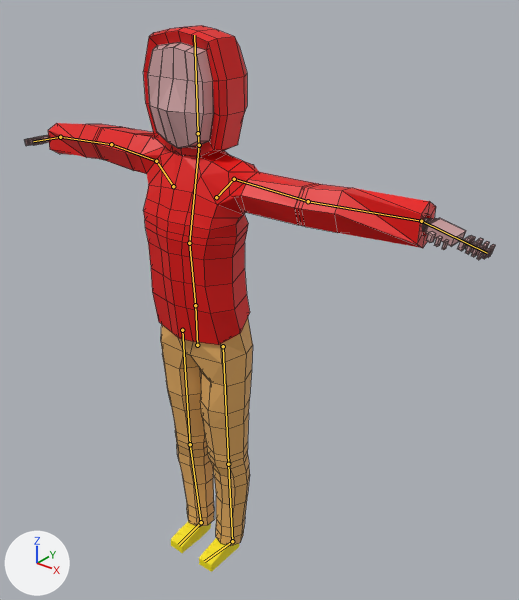
Renders of the Blender file Blender/done for unity/character/character 3 idle posta.blend from each side of a commit.
Camera for both pictures: a camera (50 mm lens) standing at (1.55, -1.63, 2.51) and looking at (0.19, 0.08, 1.45). The axes (+X, +Y, +Z) are drawn at lower left. The lights are the same throughout. The bones that bend it are drawn over the model as lines. Mesh edges are drawn as thin lines on the coarser meshes.

Objects in the first picture: 'Cube', 'cloths', 'pants', 'shoes'.
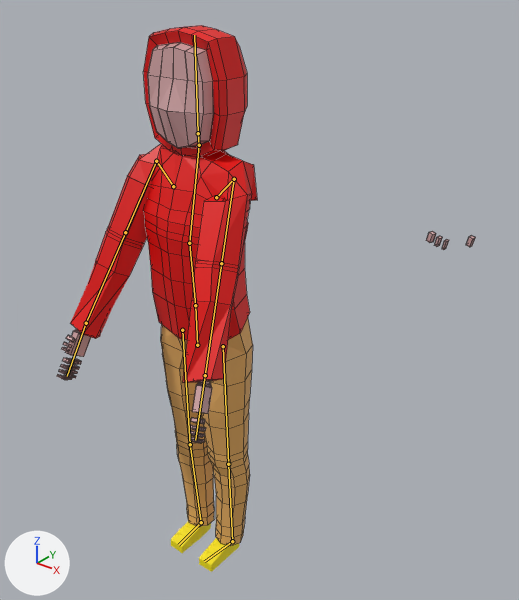
The newer file adds an action. The first version stands in its rest pose; the second is drawn at frame 6 of the action 'ArmatureAction.002'.

Location of each change, (x1, y1, x2, y2) in pixels of the pictures (519 x 600 px):
'cloths', posed (52% narrower, 12% taller): before (48, 25, 436, 345); after (71, 25, 257, 383)
'Cube', posed (11% narrower): before (24, 42, 495, 527); after (57, 42, 476, 527)

The change, as a diff of the scene's bpy script:
```diff
--- a/Blender/done for unity/character/character 3 idle posta.blend.py
+++ b/Blender/done for unity/character/character 3 idle posta.blend.py
@@ bone_elbowppoint_l @@
 bone_elbowppoint_l = bpy.data.objects['Armature'].pose.bones['ElbowpPoint.L']  # child of 'armpit.L'
-bone_elbowppoint_l.location = (0.0, 0.0, 0.0)
+bone_elbowppoint_l.location = (2.16, 0.0, 0.0)
@@ bone_hand_control_r @@
 bone_hand_control_r = bpy.data.objects['Armature'].pose.bones['Hand.Control.R']  # child of 'Bone.001'
-bone_hand_control_r.location = (0.0, 0.0, 0.0)
-bone_hand_control_r.rotation_quaternion = (1.0, 0.0, 0.0, 0.0)  # degrees (0, 0, 0)
+bone_hand_control_r.location = (6.67, -1.1, 3.83)
+bone_hand_control_r.rotation_quaternion = (0.787, 0.129, -0.291, -0.528)  # degrees (33, -19, -73)
@@ bone_hand_control_l @@
 bone_hand_control_l = bpy.data.objects['Armature'].pose.bones['Hand.Control.L']  # child of 'Bone.001'
-bone_hand_control_l.location = (0.0, 0.0, 0.0)
-bone_hand_control_l.rotation_quaternion = (1.0, 0.0, 0.0, 0.0)  # degrees (0, 0, 0)
+bone_hand_control_l.location = (-5.41, -1.89, 3.09)
+bone_hand_control_l.rotation_quaternion = (0.769, 0.251, 0.12, 0.575)  # degrees (32, -6, 72)
```
